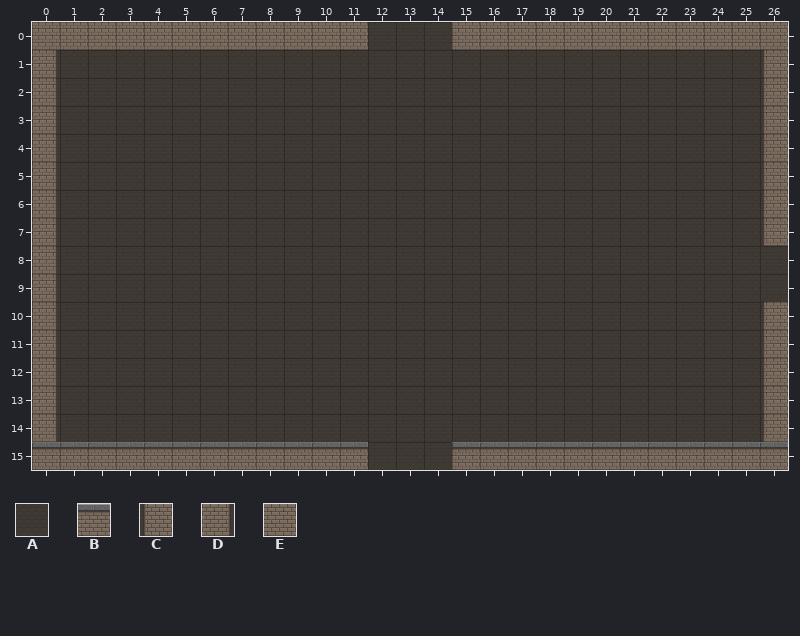
An edit to a level. Tiled map (JSON), Maps/mapCastle_small15.json. The picture above is the old version.
Cells are 32x32 px. Shown: x 0..26, y 0..15.
Key: from "castle": A 39, B 48, C 54, D 55, E 56.
_ is an empty cell.
Layer "Tile Layer 1" before, first column x 0:
 0 EEEEEEEEEEEEAAAEEEEEEEEEEEE
 1 DAAAAAAAAAAAAAAAAAAAAAAAAAC
 2 DAAAAAAAAAAAAAAAAAAAAAAAAAC
 3 DAAAAAAAAAAAAAAAAAAAAAAAAAC
 4 DAAAAAAAAAAAAAAAAAAAAAAAAAC
 5 DAAAAAAAAAAAAAAAAAAAAAAAAAC
 6 DAAAAAAAAAAAAAAAAAAAAAAAAAC
 7 DAAAAAAAAAAAAAAAAAAAAAAAAAC
 8 DAAAAAAAAAAAAAAAAAAAAAAAAAA
 9 DAAAAAAAAAAAAAAAAAAAAAAAAAA
10 DAAAAAAAAAAAAAAAAAAAAAAAAAC
11 DAAAAAAAAAAAAAAAAAAAAAAAAAC
12 DAAAAAAAAAAAAAAAAAAAAAAAAAC
13 DAAAAAAAAAAAAAAAAAAAAAAAAAC
14 DAAAAAAAAAAAAAAAAAAAAAAAAAC
15 BBBBBBBBBBBBAAABBBBBBBBBBBB
The same view after the edit:
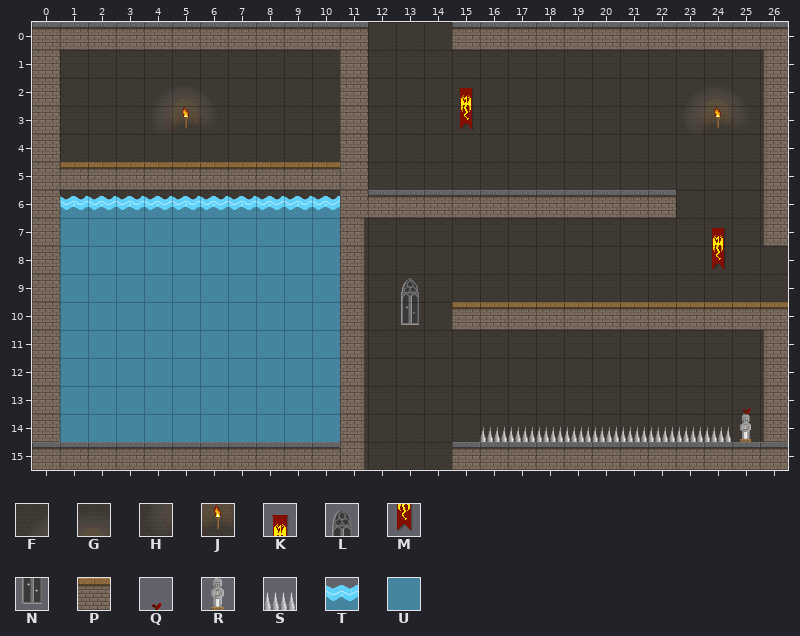
Further tiles: from "castle": F 0, G 1, H 9, J 10, K 27, L 33, M 36, N 42, P 47, Q 60, R 69, S 76, T 77, U 79.
Tiles of an added or newly shown layer are drawn over the layers below it.
Diff:
Changed rows in their new state; . is an unchanged cell.
Layer "Tile Layer 1":
first column x 0:
 0 BBBBBBBBBBBB...BBBBBBBBBBBB
 1 ...........E...............
 2 ...........E...............
 3 ...........E...............
 4 ...........E...............
 5 ...........E...............
 6 ...........EBBBBBBBBBBB....
 7 ...........D...............
 8 ...........D...............
 9 ...........D...............
10 ...........D...PPPPPPPPPPPP
11 ...........D...............
12 ...........D...............
13 ...........D...............
14 ...........D...............
Layer "Tile Layer 2" (added):
first column x 0:
 1 E.........................
 2 E...FG.........K.......FG.
 3 E...HJ.........M.......HJ.
 4 E.........................
 5 EPPPPPPPPPP...............
 6 ETTTTTTTTTT...............
 7 EUUUUUUUUUU.............K.
 8 EUUUUUUUUUU.............M.
 9 EUUUUUUUUUU..L............
10 EUUUUUUUUUU..N............
11 EUUUUUUUUUU...............
12 EUUUUUUUUUU...............
13 EUUUUUUUUUU..............Q
14 EUUUUUUUUUU.....SSSSSSSSSR
15 ...........D..............
